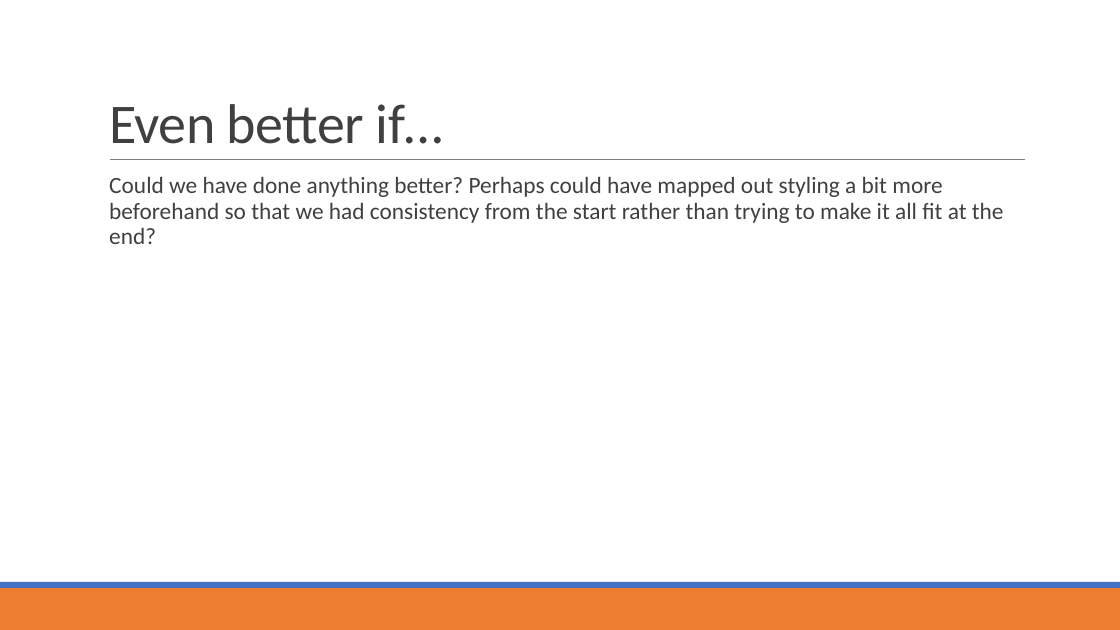
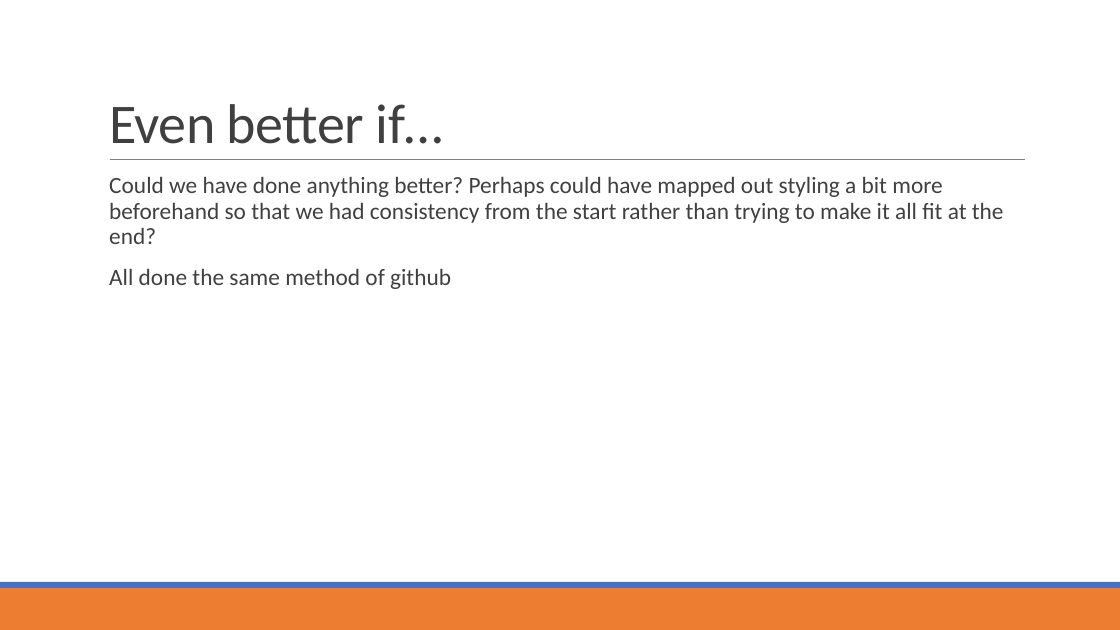
Before and after one commit to dhanashrideshmukh/TravelBlog, a slide deck: slide 7 of Documents/Presentation Draft 1 - 28Apr2019.pptx. Drawn at 1120x630 pixels with LibreOffice and Linux fonts; fonts in the diff are those of the drawing. Boxes give left, top, right and bottom in pixels: in the first picture for what was removed or moved away, otherwise in the second. Text is boxed around its words. In the diff, an @@ line names an element or a change of style, - is before the commit and + after.

```diff
--- a/Documents/Presentation Draft 1 - 28Apr2019.pptx
+++ b/Documents/Presentation Draft 1 - 28Apr2019.pptx
@@ text at bbox=[109, 269, 451, 289]: paragraph added @@
+  All done the same method of github
```
Also in this commit, not shown: 3 other slides changed.
